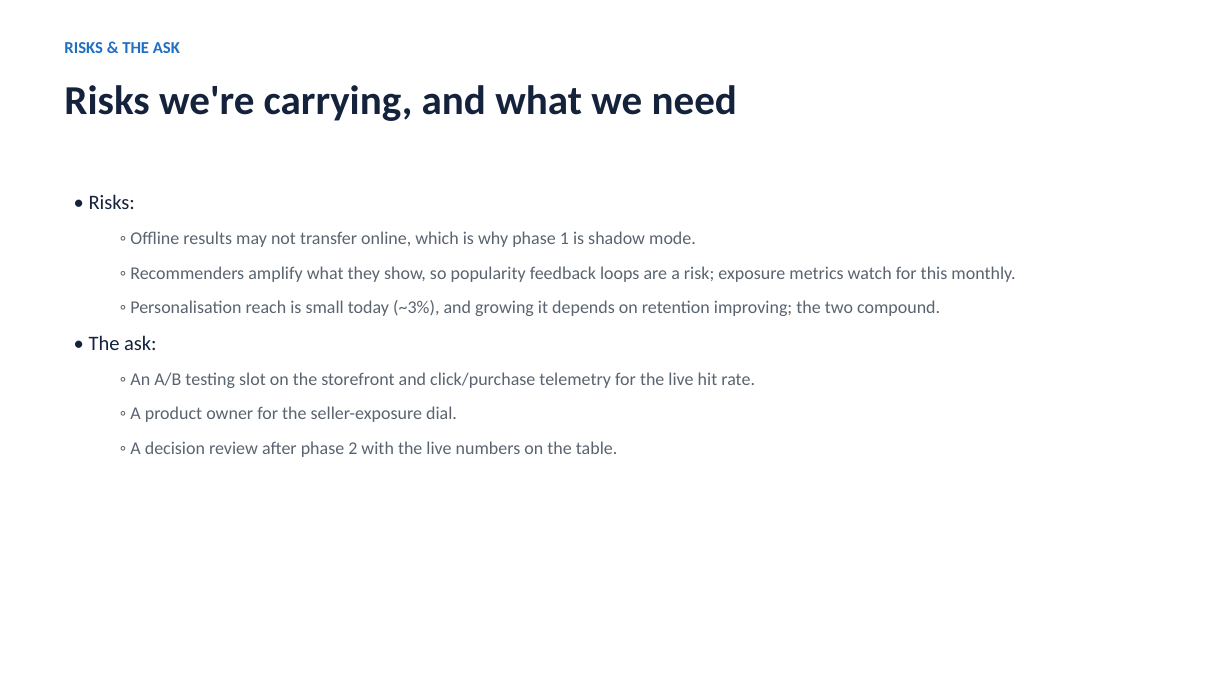
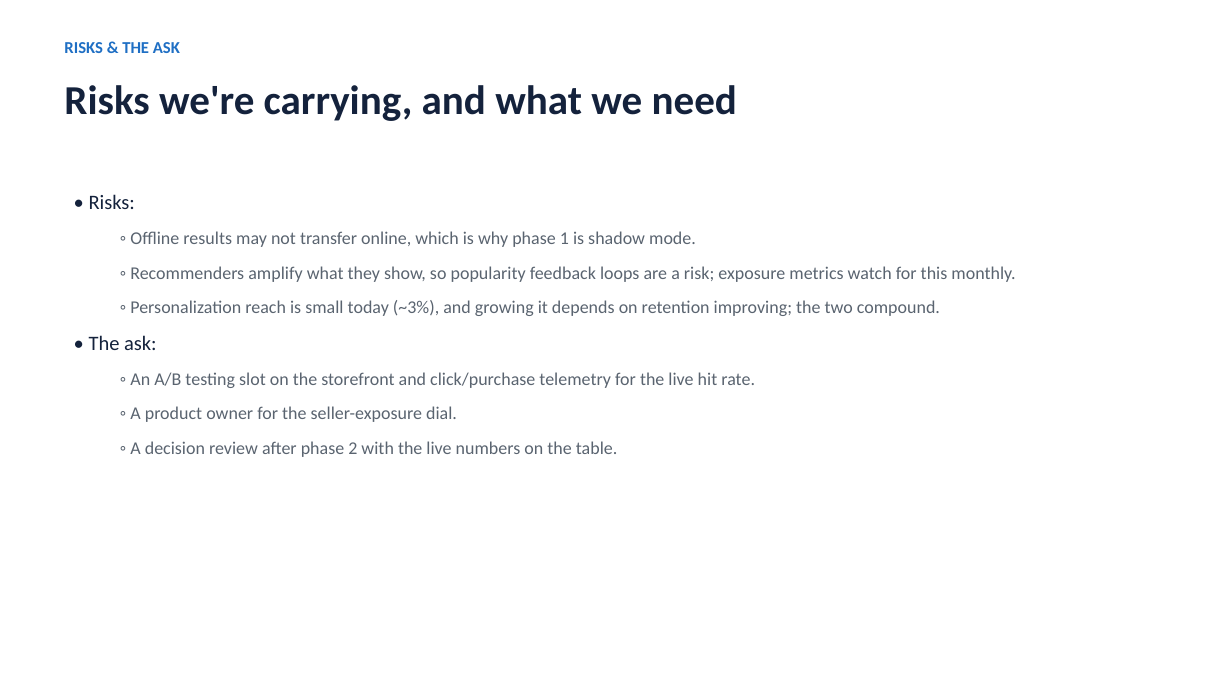
Before and after one commit to jmonzada/ecommerce-recommender-capstone, a slide deck: slide 9 of presentations/business_deck.pptx. Drawn at 1232x693 pixels with LibreOffice and Linux fonts; fonts in the diff are those of the drawing. Boxes give left, top, right and bottom in pixels: in the first picture for what was removed or moved away, otherwise in the second. Text is boxed around its words. In the diff, an @@ line names an element or a change of style, - is before the commit and + after.

```diff
--- a/presentations/business_deck.pptx
+++ b/presentations/business_deck.pptx
@@ text at [130,300,940,316]: text changed @@
-  ◦ Personalisation reach is small today (~3%), and growing it depends on retention improving; the two compound.
+  ◦ Personalization reach is small today (~3%), and growing it depends on retention improving; the two compound.
```
Also in this commit, not shown: 4 other slides changed, 27 other files.
